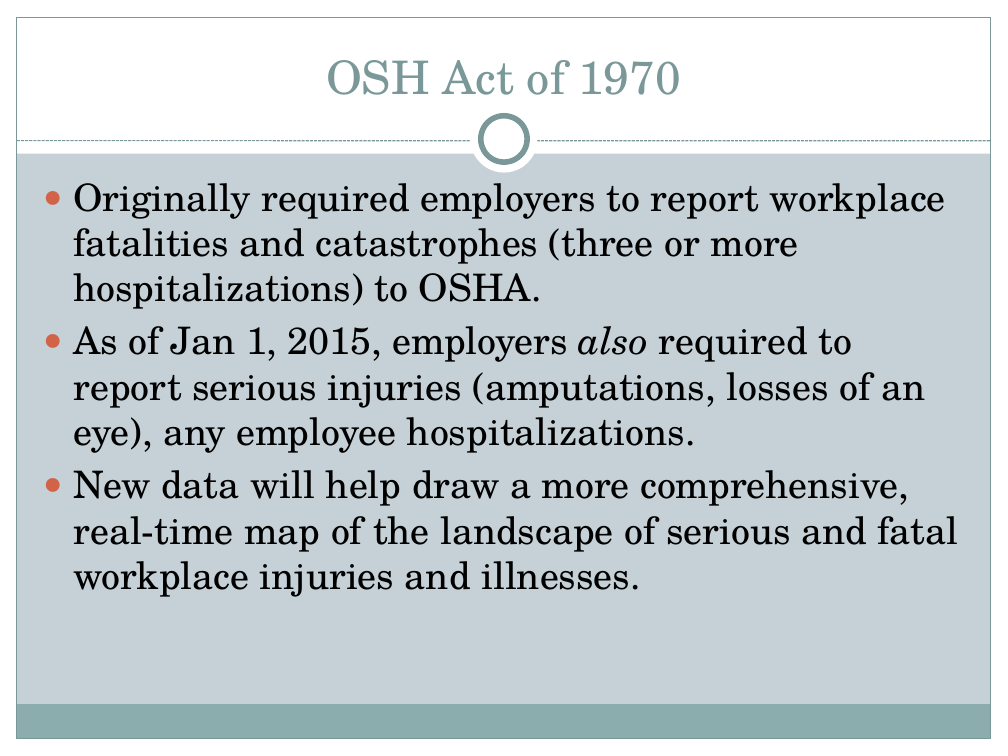
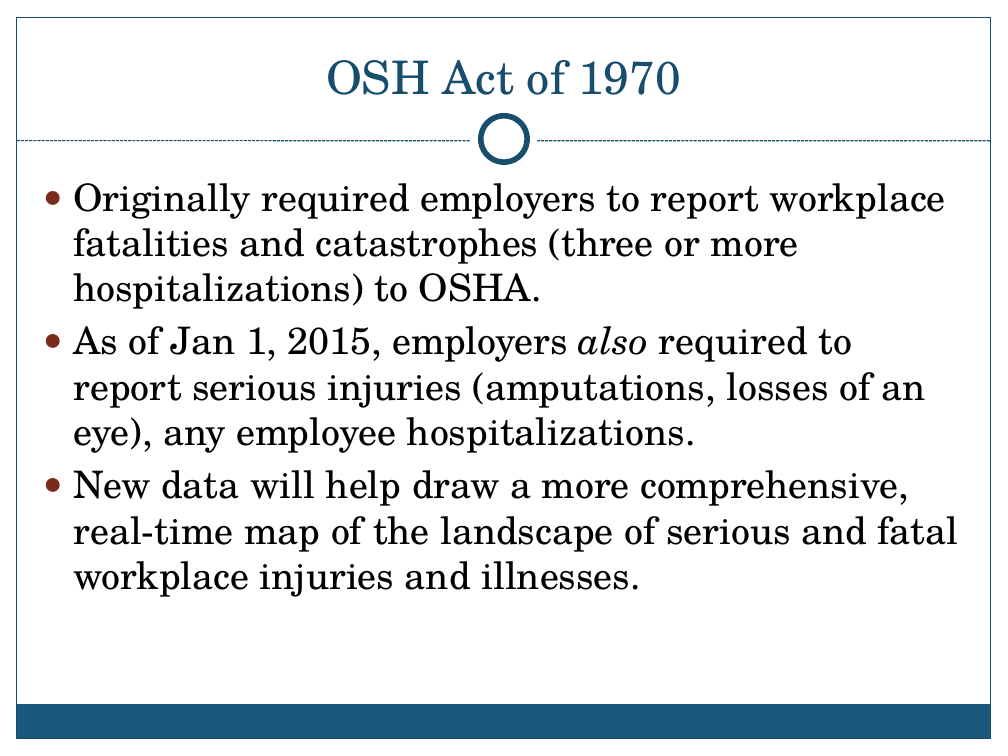
Before and after one commit to OSHADataDoor/OshaScrapy, a slide deck: slide 2 of presentation/DIDCtalk.pptx. Drawn at 1008x756 pixels with LibreOffice and Linux fonts; fonts in the diff are those of the drawing; background and template pictures are left out. Boxes give left, top, right and bottom in pixels: in the first picture for what was removed or moved away, otherwise in the second. Text is boxed around its words. In the diff, an @@ line names an element or a change of style, - is before the commit and + after.

```diff
--- a/presentation/DIDCtalk.pptx
+++ b/presentation/DIDCtalk.pptx
@@ background #C5D1D7 to picture (left out) @@
@@ rectangle at (17,17,991,739): outline #7C999A 0.75 pt to #184E6D 0.75 pt @@
@@ title "OSH Act of 1970" at (326,60,681,95): text colour #7C999A to #184E6D @@
@@ ellipse at (481,116,527,162): outline #7C999A 4 pt to #184E6D 4 pt @@
@@ line (17, 141) - (991, 141): stroke #7C999A 0.75 pt dashed to #184E6D 0.75 pt dashed @@
@@ text "Originally required employers to report ..." at (73,183,959,597): bullet colour #D16349 to #7A2B1C @@
@@ rectangle at (16,705,990,739): fill #8CADAE to #1B587C @@
@@ rectangle removed at (0,739,1008,756) @@
```
Also in this commit, not shown: 10 other slides changed, 1 slide added, 1 other file.
